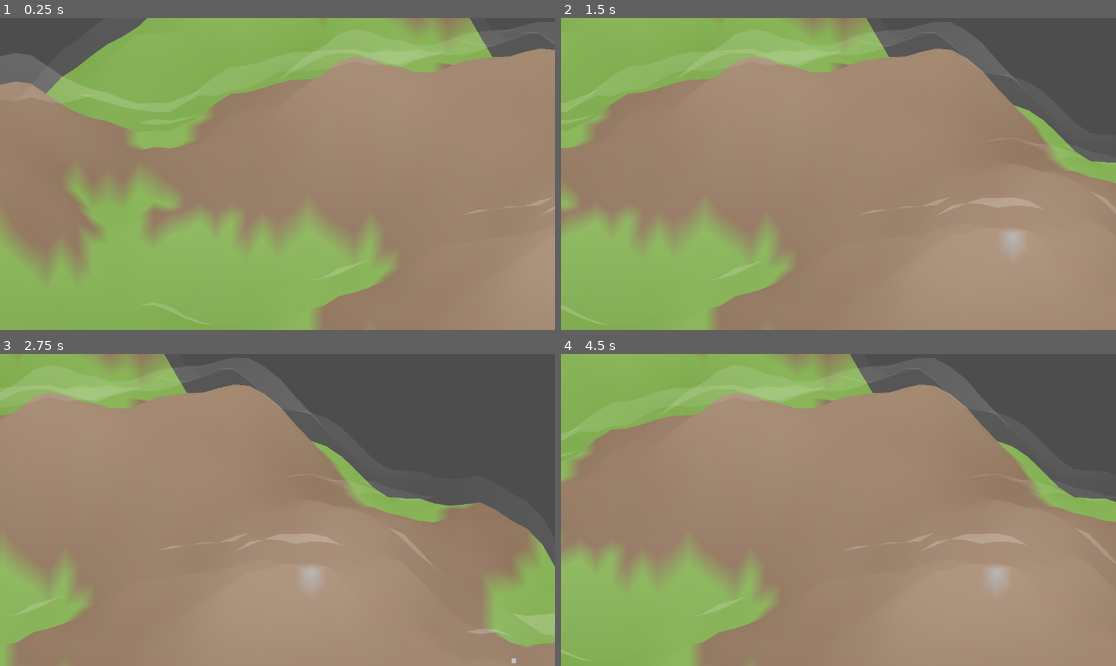
Above: before the commit, frames 1-4 (two rows, left to right).
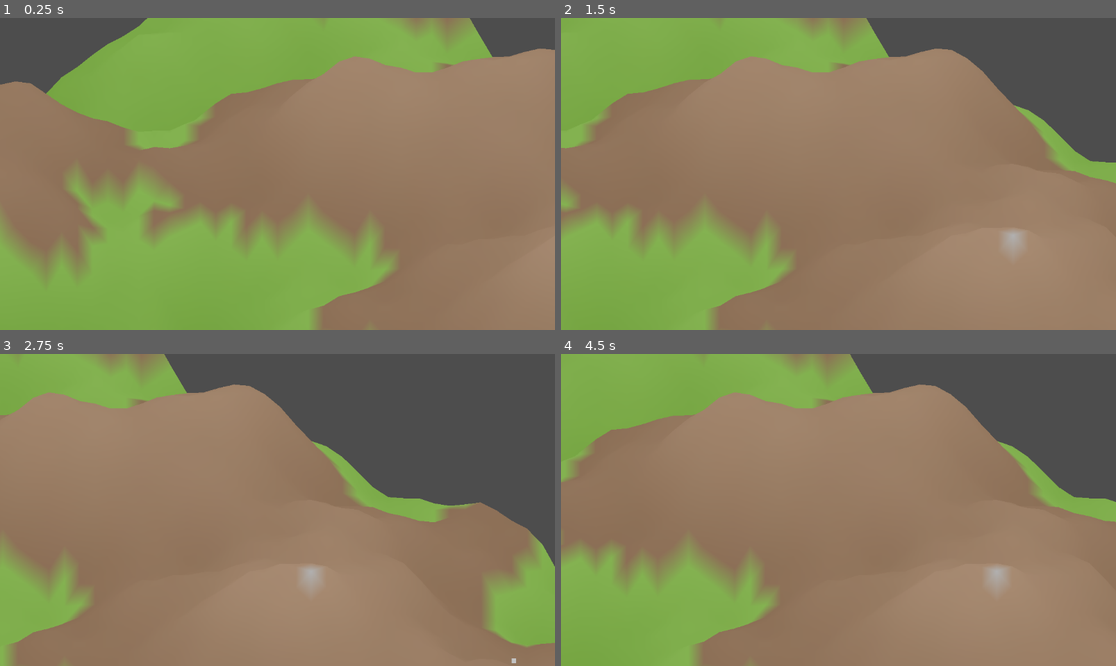
Above: after the commit, the same moments.

Repository: sha5b/Godot-ECS-Starter
Game: Godot game, scene res://Main.tscn
The game is run twice, just before and just after one commit, with the same random seed, the same clock (stepped at 60 frames per second) and the same inputs.
Inputs (mouse positions are in pixels of both pictures, inside the frame that each line leads up to):
- Up to frame 1 (0.25 s): no input
- Up to frame 2 (1.5 s): tap Enter at 0.5 s; move the mouse to (960, 158) at 0.52 s; hold Right (ui_right) 0.53-1.25 s; click (960, 158) at 0.67 s; drag from (727, 189) to (810, 236) at 1.27 s
- Up to frame 3 (2.75 s): move the mouse to (333, 441) at 2.02 s; hold Right (ui_right) from 2.03 s (still down)
- Up to frame 4 (4.5 s): release Right (ui_right) at 2.75 s; drag from (810, 572) to (672, 463) at 2.77 s; move the mouse to (1005, 556) at 3.52 s; hold Left (ui_left) 3.53-4.25 s; drag from (672, 463) to (755, 432) at 4.27 s

The runs differ from the first frame. In frame 1, 5.7% of the frame differs, in the area x 0-100%, y 3-99%; in frame 2, 4.3%; in frame 3, 3.3%; in frame 4, 4.2%.

Commit message:
Deleted CLoudrender

Diff:
--- a/Main.tscn
+++ b/Main.tscn
@@ -1,11 +1,10 @@
-[gd_scene load_steps=7 format=3 uid="uid://b5w8q7h6x5y1k"]
+[gd_scene load_steps=6 format=3 uid="uid://b5w8q7h6x5y1k"]
 
 [ext_resource type="Script" uid="uid://ctacmxer061mu" path="res://Main.gd" id="1_mainscript"]
 [ext_resource type="PackedScene" uid="uid://c6f0g1h2i3j4l" path="res://camera/IsometricCamera.tscn" id="2_camera"]
 [ext_resource type="PackedScene" uid="uid://c5500pt3wtex" path="res://terrain/TerrainManager.tscn" id="3_terrain"]
 [ext_resource type="PackedScene" uid="uid://beb651uu8xyf3" path="res://weather/WeatherManager.tscn" id="4_weather"]
 [ext_resource type="Resource" uid="uid://c1sgb34qepqv4" path="res://weather/states/clear.tres" id="5_clearweather"]
-[ext_resource type="PackedScene" uid="uid://b7h5g6k8jxvnm" path="res://weather/CloudRenderer.tscn" id="6_clouds"]
 
 [node name="Main" type="Node"]
 script = ExtResource("1_mainscript")
@@ -16,5 +15,3 @@
 
 [node name="WeatherManager" parent="." instance=ExtResource("4_weather")]
 default_weather_state = ExtResource("5_clearweather")
-
-[node name="CloudRenderer" parent="." instance=ExtResource("6_clouds")]
--- a/weather/CloudRenderer.gd
+++ /dev/null
@@ -1,261 +0,0 @@
-extends Node2D
-class_name CloudRenderer
-
-# Handles the visual representation of clouds based on the current weather state.
-
-# --- Configuration ---
-@export var cloud_color: Color = Color(1.0, 1.0, 1.0, 0.7) # Semi-transparent white
-# cloud_density_factor is less relevant now, coverage controls density
-# @export var cloud_density_factor: float = 50.0
-@export var cloud_area: Rect2 = Rect2(-500, -300, 1000, 600) # Fallback area
-# cloud_sprite_size is less relevant, maybe repurpose for height?
-# @export var cloud_sprite_size: Vector2 = Vector2(100, 50) # Obsolete
-@export var cloud_base_altitude: float = 50.0 # Base height above terrain surface
-@export var cloud_height_factor: float = 15.0 # How much noise affects cloud "height" (Y-offset relative to base altitude)
-@export var cloud_noise_scale: float = 0.04 # Frequency for cloud noise pattern (Adjust to match terrain or desired look)
-# grid_resolution is now determined by terrain world_size
-# @export var grid_resolution: Vector2i = Vector2i(64, 64)
-
-# --- References ---
-# Assuming EventBus is an autoload singleton
-# WeatherManager is a sibling node in the Main scene
-@onready var event_bus: Node = get_node("/root/EventBus")         # Adjust path if different
-@onready var weather_manager: Node = get_node("../WeatherManager") # Get sibling node
-@onready var terrain_renderer: Node = get_node("../TerrainManager/TerrainRenderer") # Get TerrainRenderer
-# We will find or create this in _ready now
-var cloud_layer_mesh_instance: MeshInstance2D
-
-# --- State ---
-var current_cloud_coverage: float = 0.0
-# var cloud_nodes: Array[Node2D] = [] # Removed - using single mesh instance now
-var terrain_bounds: Rect2 = Rect2() # Will store the calculated terrain bounds
-var cloud_noise = FastNoiseLite.new() # Noise generator for clouds
-
-# --- Initialization ---
-func _ready() -> void:
-	# Get terrain bounds first
-	if terrain_renderer and terrain_renderer.has_method("get_world_bounds"):
-		terrain_bounds = terrain_renderer.get_world_bounds()
-		print("CloudRenderer: Terrain bounds calculated: ", terrain_bounds)
-		if terrain_bounds.size.x <= 0 or terrain_bounds.size.y <= 0:
-			printerr("CloudRenderer: Warning - Invalid terrain bounds received.")
-			# Fallback to a default area if bounds are invalid
-			terrain_bounds = Rect2(-500, -300, 1000, 600) # Use the old default
-			print("CloudRenderer: Using fallback bounds.")
-	else:
-		printerr("CloudRenderer: TerrainRenderer or get_world_bounds() method not found! Using default area.")
-		# Fallback to a default area if renderer not found
-		terrain_bounds = cloud_area # Use the exported fallback area
-		print("CloudRenderer: Using fallback bounds.")
-
-	# Configure Cloud Noise
-	cloud_noise.seed = randi()
-	cloud_noise.noise_type = FastNoiseLite.TYPE_SIMPLEX_SMOOTH # Good for smooth clouds
-	cloud_noise.frequency = cloud_noise_scale
-	cloud_noise.fractal_type = FastNoiseLite.FRACTAL_FBM
-	cloud_noise.fractal_octaves = 3
-	cloud_noise.fractal_lacunarity = 2.0
-	cloud_noise.fractal_gain = 0.5
-
-	# Find or create the MeshInstance2D for the cloud layer
-	var existing_node = get_node_or_null("CloudLayerMeshInstance")
-	if existing_node and existing_node is MeshInstance2D:
-		cloud_layer_mesh_instance = existing_node
-		print("CloudRenderer: Found existing CloudLayerMeshInstance.")
-	else:
-		if existing_node: # It exists but is wrong type
-			printerr("CloudRenderer: Found node 'CloudLayerMeshInstance' but it's not a MeshInstance2D. Removing and recreating.")
-			existing_node.queue_free() # Remove the incorrect node
-
-		print("CloudRenderer: Creating new CloudLayerMeshInstance node.")
-		cloud_layer_mesh_instance = MeshInstance2D.new()
-		cloud_layer_mesh_instance.name = "CloudLayerMeshInstance"
-		cloud_layer_mesh_instance.position = Vector2.ZERO # Ensure mesh origin matches node origin
-		add_child(cloud_layer_mesh_instance)
-		# Optional: Set Z-index if needed to ensure it draws above terrain
-		# cloud_layer_mesh_instance.z_index = 10
-
-	# No need for the explicit is_instance_valid check here anymore, as we ensure it exists above
-
-	if event_bus:
-		if event_bus.has_signal("weather_changed"):
-			event_bus.weather_changed.connect(_on_weather_changed)
-			print("CloudRenderer connected to EventBus.weather_changed")
-			# Get initial state
-			if weather_manager:
-				var initial_state = weather_manager.get_current_weather()
-				if initial_state:
-					_update_clouds(initial_state)
-				else:
-					print("CloudRenderer: No initial weather state found.")
-			else:
-				printerr("CloudRenderer: WeatherManager not found at ready.")
-		else:
-			printerr("CloudRenderer: EventBus does not have 'weather_changed' signal.")
-	else:
-		printerr("CloudRenderer: EventBus not found.")
-
-# --- Event Handlers ---
-func _on_weather_changed(new_weather_state: Resource) -> void:
-	if new_weather_state is WeatherState:
-		print("CloudRenderer received weather change: ", new_weather_state.state_name)
-		_update_clouds(new_weather_state)
-	else:
-		printerr("CloudRenderer: Received invalid weather state resource.")
-
-# --- Internal Logic ---
-func _update_clouds(weather_state: WeatherState) -> void:
-	current_cloud_coverage = weather_state.cloud_coverage
-	print("Updating cloud layer mesh for coverage: ", current_cloud_coverage)
-
-	if not is_instance_valid(cloud_layer_mesh_instance):
-		printerr("CloudLayerMeshInstance invalid in _update_clouds.")
-		return
-	if terrain_bounds.size.x <= 0 or terrain_bounds.size.y <= 0:
-		# We don't strictly need terrain_bounds anymore if we use world_size, but keep check for safety
-		printerr("Invalid terrain_bounds calculated.")
-		cloud_layer_mesh_instance.mesh = null # Clear mesh if bounds are bad
-		return
-
-	# Get terrain world size for grid dimensions
-	if not terrain_renderer or not terrain_renderer.has_method("map_to_iso") or \
-	   not is_instance_valid(terrain_renderer.terrain_manager):
-		printerr("TerrainRenderer or TerrainManager not properly accessible.")
-		cloud_layer_mesh_instance.mesh = null
-		return
-
-	var world_size = terrain_renderer.terrain_manager.world_size
-	if world_size.x <= 0 or world_size.y <= 0:
-		printerr("Invalid world_size from TerrainManager.")
-		cloud_layer_mesh_instance.mesh = null
-		return
-
-	var st = SurfaceTool.new()
-	st.begin(Mesh.PRIMITIVE_TRIANGLES)
-
-	var vertex_cache: Dictionary = {} # map_coord -> {"position": Vector3, "color": Color}
-
-	# Iterate through map grid points (vertices), like TerrainRenderer
-	for map_y in range(world_size.y + 1):
-		for map_x in range(world_size.x + 1):
-			var map_coord = Vector2i(map_x, map_y)
-
-			# Calculate base isometric position
-			var iso_pos = terrain_renderer.map_to_iso(Vector2(map_x, map_y))
-
-			# Sample noise using map coordinates (normalize to 0-1 range)
-			# Using map coords directly might align noise better with terrain features if scales match
-			var noise_val = (cloud_noise.get_noise_2d(float(map_x), float(map_y)) + 1.0) / 2.0
-
-			# Calculate alpha based on noise and coverage
-			# Multiply coverage to make clouds denser/sparser. Add bias/power for sharper edges if desired.
-			var alpha_base = noise_val * current_cloud_coverage * 2.0 # Multiplier > 1 allows full opacity
-			var vertex_alpha = clamp(alpha_base, 0.0, 1.0) * cloud_color.a
-
-			# Calculate color
-			var vertex_color = Color(cloud_color.r, cloud_color.g, cloud_color.b, vertex_alpha)
-
-			# --- Calculate final vertex position, considering terrain height ---
-			# Get terrain height and scale factor
-			# Clamp map_coord for height lookup to avoid errors at edges
-			var clamped_map_coord = Vector2i(clamp(map_x, 0, world_size.x - 1), clamp(map_y, 0, world_size.y - 1))
-			var terrain_height = terrain_renderer.terrain_manager.get_height_at_map_coord(clamped_map_coord)
-			var terrain_vertical_scale = terrain_renderer.height_vertical_scale
-
-			# Calculate terrain surface Y position in screen space
-			var terrain_surface_y = iso_pos.y - terrain_height * terrain_vertical_scale
-
-			# Calculate cloud noise height offset (only if cloud is visible)
-			var cloud_noise_offset = 0.0
-			if vertex_alpha > 0.01:
-				cloud_noise_offset = noise_val * cloud_height_factor
-
-			# Calculate final cloud Y: Start from terrain surface, go up by altitude, add noise offset
-			# Remember: Lower Y is higher on screen, so subtract altitude and offset
-			var final_cloud_y = terrain_surface_y - cloud_base_altitude - cloud_noise_offset
-
-			# Final vertex position
-			var vertex_pos = Vector3(iso_pos.x, final_cloud_y, 0)
-
-			# Store vertex data
-			vertex_cache[map_coord] = {"position": vertex_pos, "color": vertex_color, "alpha": vertex_alpha}
-
-	# Iterate through map grid cells to create quads (two triangles)
-	var min_alpha_threshold = 0.01 # Don't draw triangles if all corners are almost transparent
-	for map_y in range(world_size.y):
-		for map_x in range(world_size.x):
-			# Define the 4 corners of the current map grid cell
-			var tl_coord = Vector2i(map_x, map_y)
-			var tr_coord = Vector2i(map_x + 1, map_y)
-			var bl_coord = Vector2i(map_x, map_y + 1)
-			var br_coord = Vector2i(map_x + 1, map_y + 1)
-
-			# Get cached vertex data
-			var v_tl = vertex_cache[tl_coord]
-			var v_tr = vertex_cache[tr_coord]
-			var v_bl = vertex_cache[bl_coord]
-			var v_br = vertex_cache[br_coord]
-
-			# Optimization: Skip fully transparent quads
-			if v_tl.alpha < min_alpha_threshold and v_tr.alpha < min_alpha_threshold and \
-			   v_bl.alpha < min_alpha_threshold and v_br.alpha < min_alpha_threshold:
-				continue
-
-			# Add vertices for the two triangles forming the quad
-			# Triangle 1: Top-Left -> Bottom-Left -> Bottom-Right
-			st.set_color(v_tl.color)
-			st.add_vertex(v_tl.position)
-			st.set_color(v_bl.color)
-			st.add_vertex(v_bl.position)
-			st.set_color(v_br.color)
-			st.add_vertex(v_br.position)
-
-			# Triangle 2: Top-Left -> Bottom-Right -> Top-Right
-			st.set_color(v_tl.color)
-			st.add_vertex(v_tl.position)
-			st.set_color(v_br.color)
-			st.add_vertex(v_br.position)
-			st.set_color(v_tr.color)
-			st.add_vertex(v_tr.position)
-
-	# Generate normals (optional, might help if using lighting on clouds)
-	# st.generate_normals()
-
-	# Commit the surface to an ArrayMesh
-	var cloud_mesh = st.commit()
-
-	# Assign the mesh to the MeshInstance2D
-	cloud_layer_mesh_instance.mesh = cloud_mesh
-# Removed _create_cloud_mesh_node function as it's obsolete
-
-
-func _clear_clouds() -> void:
-	# Clear the mesh on the single instance instead of removing nodes
-	if is_instance_valid(cloud_layer_mesh_instance):
-		cloud_layer_mesh_instance.mesh = null
-		print("Cleared cloud layer mesh.")
-	# No need to clear cloud_nodes array as it was removed
-
-# --- Add movement in _process ---
-func _process(delta: float) -> void:
-	# Ensure weather_manager is valid and we have a current state
-	if not is_instance_valid(weather_manager): return
-	var current_state = weather_manager.get_current_weather()
-	if not current_state is WeatherState: return
-
-	var wind_speed = current_state.wind_speed
-	# Ensure wind_direction is a valid Vector2 and normalized
-	var wind_dir = Vector2.ZERO
-	if current_state.wind_direction is Vector2:
-		wind_dir = current_state.wind_direction.normalized()
-
-	# Calculate movement vector (adjust scaling factor as needed)
-	# Multiplier (e.g., 10.0) controls how fast clouds move visually relative to wind speed unit
-	var move_vector = wind_dir * wind_speed * delta * 10.0
-
-	# TODO: Implement cloud movement for the single mesh layer.
-	# This could involve:
-	# 1. Regenerating the mesh in _process with offset noise coordinates (potentially slow).
-	# 2. Using a shader on CloudLayerMeshInstance to scroll the noise texture/effect.
-	# For now, the cloud layer will be static.
-	pass # Remove the old loop iterating through cloud_nodes
--- a/weather/CloudRenderer.tscn
+++ /dev/null
@@ -1,6 +0,0 @@
-[gd_scene load_steps=2 format=3 uid="uid://b7h5g6k8jxvnm"]
-
-[ext_resource type="Script" uid="uid://dql8y7xnmk3vj" path="res://weather/CloudRenderer.gd" id="1_cloudscript"]
-
-[node name="CloudRenderer" type="Node2D"]
-script = ExtResource("1_cloudscript")
--- a/weather/WeatherState.gd
+++ b/weather/WeatherState.gd
@@ -8,7 +8,7 @@
 @export var wind_direction: Vector2 = Vector2.RIGHT # Normalized direction
 @export var wind_speed: float = 5.0 # In some relevant unit (e.g., m/s)
 @export var temperature_modifier: float = 0.0 # Degrees Celsius offset from base
-@export var cloud_coverage: float = 0.1 # 0.0 (clear) to 1.0 (overcast)
+# @export var cloud_coverage: float = 0.1 # 0.0 (clear) to 1.0 (overcast) # Removed cloud coverage
 @export var visibility: float = 1.0 # 0.0 (dense fog) to 1.0 (clear)
 
 # --- Visual/Audio Effects (Placeholders - Link to actual effect resources later) ---
--- a/weather/states/clear.tres
+++ b/weather/states/clear.tres
@@ -10,5 +10,4 @@
 wind_direction = Vector2(1, 0)
 wind_speed = 5.0
 temperature_modifier = 0.0
-cloud_coverage = 0.1
 visibility = 1.0
--- a/weather/states/cloudy.tres
+++ b/weather/states/cloudy.tres
@@ -10,5 +10,4 @@
 wind_direction = Vector2(0.8, 0.6) # Slightly different wind direction
 wind_speed = 4.0 # Slightly stronger wind
 temperature_modifier = -2.0 # A bit cooler
-cloud_coverage = 0.8 # Much higher cloud coverage
 visibility = 0.8 # Slightly reduced visibility
Not shown, removed: weather/CloudRenderer.gd.uid
